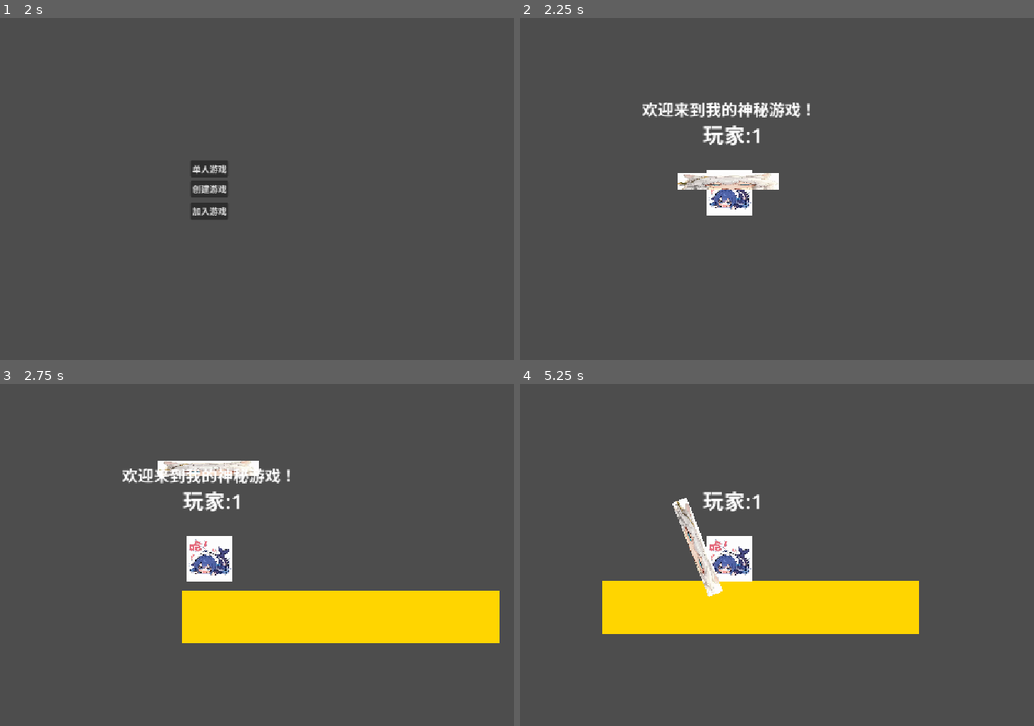
Above: before the commit, frames 1-4 (two rows, left to right).
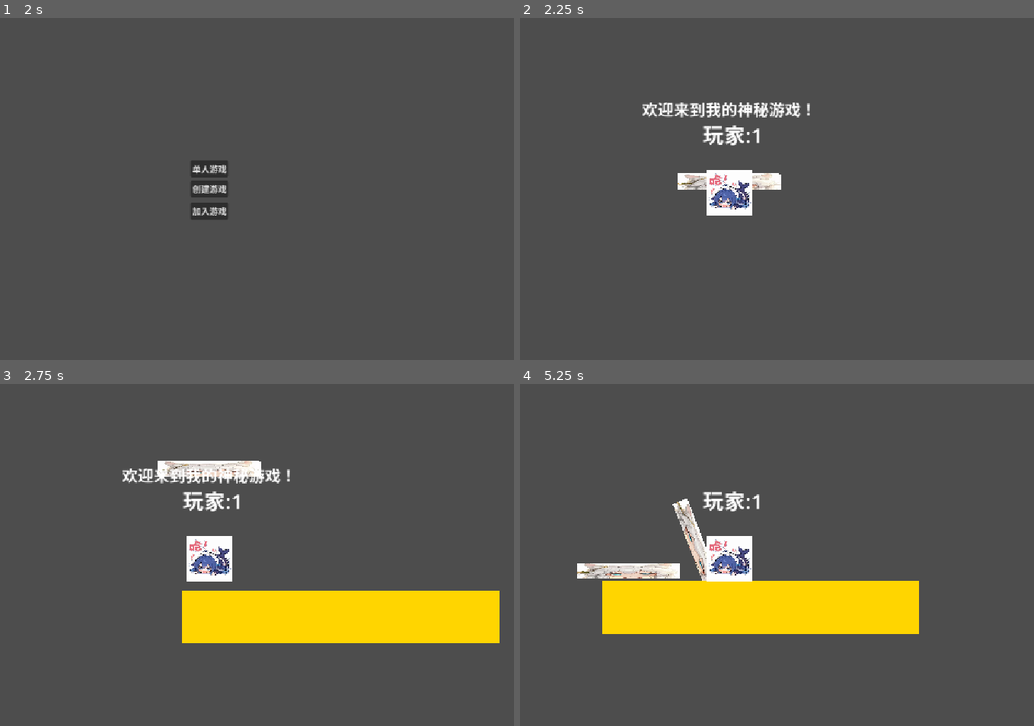
Above: after the commit, the same moments.

Repository: Sui-xie/NewGames
Game: Godot game, scene res://root.tscn
The game is run twice, just before and just after one commit, with the same random seed, the same clock (stepped at 60 frames per second) and the same inputs.
Inputs (mouse positions are in pixels of both pictures, inside the frame that each line leads up to):
- Up to frame 1 (2 s): click "创建游戏" at 0.5 s; click "确定" at 1.25 s
- Up to frame 2 (2.25 s): click "单人游戏" at 2 s
- Up to frame 3 (2.75 s): no input
- Up to frame 4 (5.25 s): tap Enter at 2.75 s; move the mouse to (864, 537) at 2.77 s; hold D (move_right) 2.78-3.53 s; tap F every 0.75 s from 2.85 to 5.1 s; click (864, 537) at 2.92 s; tap Space at 3.02, 3.77 s; move the mouse to (607, 572) at 3.52 s; hold A (move_left) 3.53-4.28 s; move the mouse to (792, 479) at 4.27 s; hold D (move_right) from 4.28 s (still down); move the mouse to (699, 623) at 5.02 s; click (699, 623) at 5.17 s

Frame 1 is identical in both runs. In frame 2, 0.5% of the frame differs, in the area x 30-51%, y 45-51%; in frame 3, 0.2%; in frame 4, 1.3%, in the area x 11-40%, y 33-63%.

Commit message:
实现地图添加物品

Diff:
--- a/core/basicNode/item.gd
+++ b/core/basicNode/item.gd
@@ -1,7 +1,7 @@
 extends RigidBody2D
 class_name Item
 var meta: Array[Variant] = []
-var parms:Array[Variant] = []#在同步时，这个地方的信息会被同步到其它客户端，物品的transformer会被自动同步过去
+var parms:Dictionary = {}#在同步时，这个地方的信息会被同步到其它客户端，物品的transformer会被自动同步过去，也可以用于传递参数
 var _private_name:String#物品分配表给它分配的名字，不应该修改
 var _private_id:int#物品管理器分配的唯一ID，不应该修改
 var _private_nameScpace:String#物品分配表给它分配的命名空间，不应该修改
--- a/core/basicNode/level.gd
+++ b/core/basicNode/level.gd
@@ -4,7 +4,7 @@
 var meta:Array[Variant] = []
 
 #地图管理器会调用该方法来输出地图，要求地图格式为二维无序数组
-#每个字典按照位置写入参数，0:x位置，1:y位置，2:方块带命名空间名，3:parms（没有就传空）
+#每个元素按照位置写入参数，0:x位置，1:y位置，2:方块带命名空间名，3:parms（没有就传空字典），4:type(如果没有就是block)，5:物品命名空间(如果没有就是vanilla)
 func _exportMap() -> Array[Array]:
 	print("[关卡未重写_exportMap方法]")
 	return []
--- a/game/level/map/levels/lobby.gd
+++ b/game/level/map/levels/lobby.gd
@@ -1,17 +1,21 @@
 extends Level
 
 #地图管理器会调用该方法来输出地图，要求地图格式为二维无序数组
-#每个字典按照位置写入参数，0:x位置，1:y位置，2:方块带命名空间名，3:parms（没有就传空字典）
+#每个元素按照位置写入参数，0:x位置，1:y位置，2:方块带命名空间名，3:parms（没有就传空字典），4:type(如果没有就是block)，5:物品命名空间(如果没有就是vanilla)
 func _exportMap() -> Array[Array]:
 	var arr:Array[Array] = []
 	for x in 6:
 		arr.append(newBlock(x,5))
 		arr.append(newRed(x,10))
+		arr.append(newWeapon(3,1))
 	print("数组为:",arr)
 	return arr
 
 func newBlock(x,y):
-	return [x,y,"vanilla:yellowBlock",{}]
+	return [x,y,"yellowBlock",{},"block",null,null]
 
 func newRed(x,y):
-	return [x,y,"vanilla:ohno",{}]
+	return [x,y,"ohno",{},"block",null,null]
+
+func newWeapon(x,y):
+	return [x,y,"steelPipeGun",{},"item",null]
--- a/game/level/map/mapMgr.gd
+++ b/game/level/map/mapMgr.gd
@@ -6,10 +6,13 @@
 var yellowBlock:PackedScene
 var redBlock:PackedScene
 var currentMapName:Array[String]
+var itemMgr:ItemMgr = ctx.getService('itemMgr')#比较自信我的加载排序
+var mapTable:Array[Array] = []
 
 func _ready() -> void:
 	map = Node.new()
 	add_child(map)
+	resetTable()
 
 	yellowBlock = load("res://game/level/scene/map/yellowBlock.tscn")
 	redBlock = load ("res://game/level/scene/map/redBlock.tscn")
@@ -23,24 +26,57 @@
 var blockSet: Dictionary[String, PackedScene] = {}
 var levelSet:Dictionary[String,Level] = {}
 
+func resetTable():
+	mapTable.resize(99)
+	for i in range(99):
+		var row: Array = []
+		row.resize(99)
+		row.fill(null)
+		mapTable[i] = row
+
 #输入名字应该自带命名空间
-func setBlock(x,y,blockName,parms:Dictionary):
+func setBlock(x:int,y:int,blockName,parms:Dictionary):
 	if (x <0 or x >=100) or (y < 0 or y >= 100):
 		print("[WARN]地图尺寸越界！")
 		return
+	if not(mapTable[x][y] == null):
+		mapTable[x][y].queue_free()
 	var b:PackedScene = blockSet[blockName]
 	var block:MapBlock = b.instantiate()
-	x*=100
-	y*=100
-	block.position = Vector2(x,y)
+	var tx: int = x*100
+	var ty: int = y *100
+	block.position = Vector2(tx,ty)
 	block.parms = parms.duplicate(true)
 	map.add_child(block)
+	mapTable[x][y] = block
 
-#每个字典按照位置写入参数，0:x位置，1:y位置，2:方块带命名空间名，3:parms（没有就传空）
+func setItem(x:int,y:int,itemName:String,parms:Dictionary,nameSpace:String = "vanilla"):
+	if (x <0 or x >=100) or (y < 0 or y >= 100):
+		print("[WARN]地图尺寸越界！")
+		return
+	itemMgr.addItem(itemName,parms,nameSpace,x,y)
+
+
+#每个元素按照位置写入参数，0:x位置，1:y位置，2:方块带命名空间名，3:parms（没有就传空字典），4:type(如果没有就是block)，5:物品命名空间(如果没有就是vanilla)
 func loadLevel(level:Level):
 	var levelArray: Array[Array] = level._exportMap()
 	for x in levelArray:
-		setBlock(x[0],x[1],x[2],x[3])
+		if x[4] == "block" or x[4] == null:
+			var n:String
+			if x[5] == null or x[5] == '':
+				n ="vanilla:" + x[2]
+			else:
+				n = x[5] + ':' + x[2]
+			setBlock(x[0],x[1],n,x[3])
+		if x[4] == "item":
+			var space:String
+			if x[5] == '' or x[5] == null:
+				space = "vanilla"
+			if(x[5] == null):
+				setItem(x[0],x[1],x[2],x[3])
+			else:
+				setItem(x[0],x[1],x[2],x[3],x[5])
+
 
 func regBlock(name:String,blockScene:PackedScene,nameSpace:String = "vanilla"):
 	blockSet[nameSpace + ':' + name] = blockScene
@@ -52,6 +88,7 @@
 func nextLevel(levelName:String = "random",nameSpace:String = "vanilla"):
 	map.queue_free()
 	map = Node.new()
+	resetTable()
 	add_child(map)
 	var level:String
 	if levelName == "random":
--- a/game/level/scripts/gameCore.gd
+++ b/game/level/scripts/gameCore.gd
@@ -91,6 +91,10 @@
 	ctx.registerService('ui',ui)
 	add_child(ui)
 
+	var itemMgr:ItemMgr = itemMgr1.new()
+	ctx.registerService('itemMgr',itemMgr)
+	add_child(itemMgr)
+
 	var mapMgr:MapMgr = mapMgrScripts.new()
 	ctx.registerService('mapMgr',mapMgr)
 	add_child(mapMgr)
@@ -98,10 +102,6 @@
 	var playerMgr = playersMgr.new()
 	ctx.registerService('playerMgr',playerMgr)
 	add_child(playerMgr)
-
-	var itemMgr:ItemMgr = itemMgr1.new()
-	ctx.registerService('itemMgr',itemMgr)
-	add_child(itemMgr)
 
 	var steelPipeGun = load("res://game/level/scene/weapon/steelPipeGun.tscn")
 	itemMgr.regNewItem("steelPipeGun",steelPipeGun)
--- a/game/level/scripts/itemMgr.gd
+++ b/game/level/scripts/itemMgr.gd
@@ -19,7 +19,7 @@
 
 #通过物品名和命名空间查找一个物品
 @rpc("any_peer","call_local","reliable")
-func addItem(name1:String,parms = [],nameSpace:String="vanilla"):
+func addItem(name1:String,parms = {},nameSpace:String="vanilla",x:int = 0,y:int = 0):
 	var itemName:String = nameSpace + (':' + name1)
 	if itemName in itemTable:
 		var item:PackedScene = itemTable[itemName]
@@ -30,6 +30,7 @@
 		i._private_nameScpace = nameSpace
 		i._private_name = name1
 		i.parms = parms
+		i.position = Vector2(x,y)
 		add_child(i)
 		items[id] = i
 		return id
